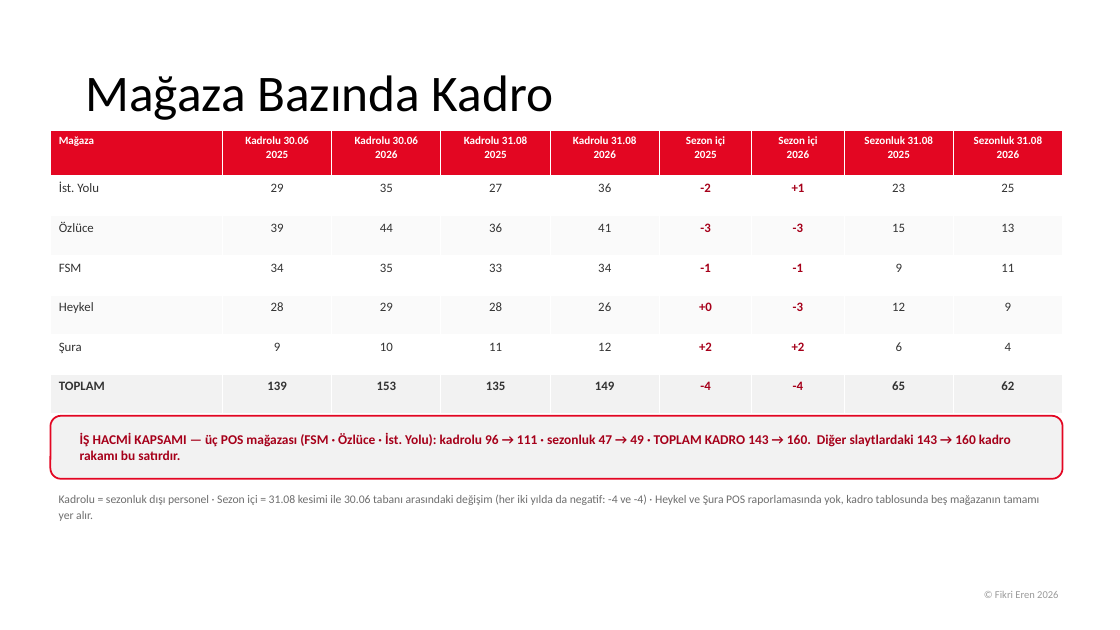
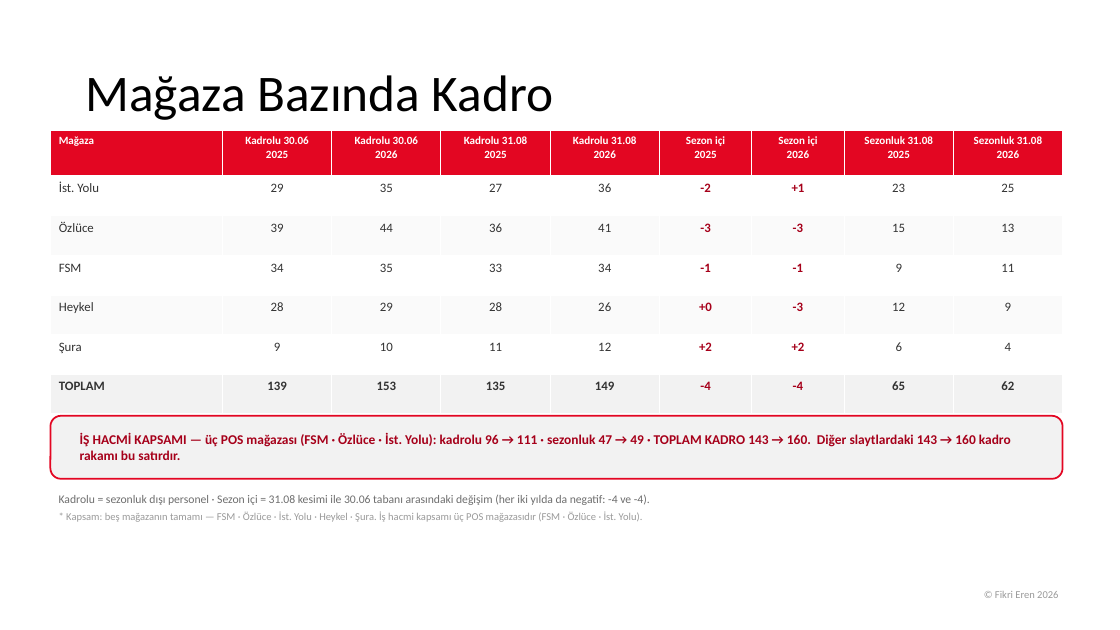
Before and after one commit to fikrierenn/pusula, a slide deck: slide 5 of briefings/sezon-kadro-20260902/sunum-kadro-sezon2026.pptx. Drawn at 1120x630 pixels with LibreOffice and Linux fonts; fonts in the diff are those of the drawing; background and template pictures are left out. Boxes give left, top, right and bottom in pixels: in the first picture for what was removed or moved away, otherwise in the second. Text is boxed around its words. In the diff, an @@ line names an element or a change of style, - is before the commit and + after.

```diff
--- a/briefings/sezon-kadro-20260902/sunum-kadro-sezon2026.pptx
+++ b/briefings/sezon-kadro-20260902/sunum-kadro-sezon2026.pptx
@@ text at (59, 495, 650, 505): text changed @@
-Kadrolu = sezonluk dışı personel · Sezon içi = 31.08 kesimi ile 30.06 tabanı arasındaki değişim (her iki yılda da negatif: -4 ve -4) · Heykel ve Şura POS raporlamasında yok, kadro tablosunda beş mağazanın tamamı yer alır.
+Kadrolu = sezonluk dışı personel · Sezon içi = 31.08 kesimi ile 30.06 tabanı arasındaki değişim (her iki yılda da negatif: -4 ve -4).
@@ text added at (66, 511, 643, 522), 9 pt, text #9A9A9A @@
+* Kapsam: beş mağazanın tamamı — FSM · Özlüce · İst. Yolu · Heykel · Şura. İş hacmi kapsamı üç POS mağazasıdır (FSM · Özlüce · İst. Yolu).
```
Also in this commit, not shown: 13 other slides changed, 1 other file.
